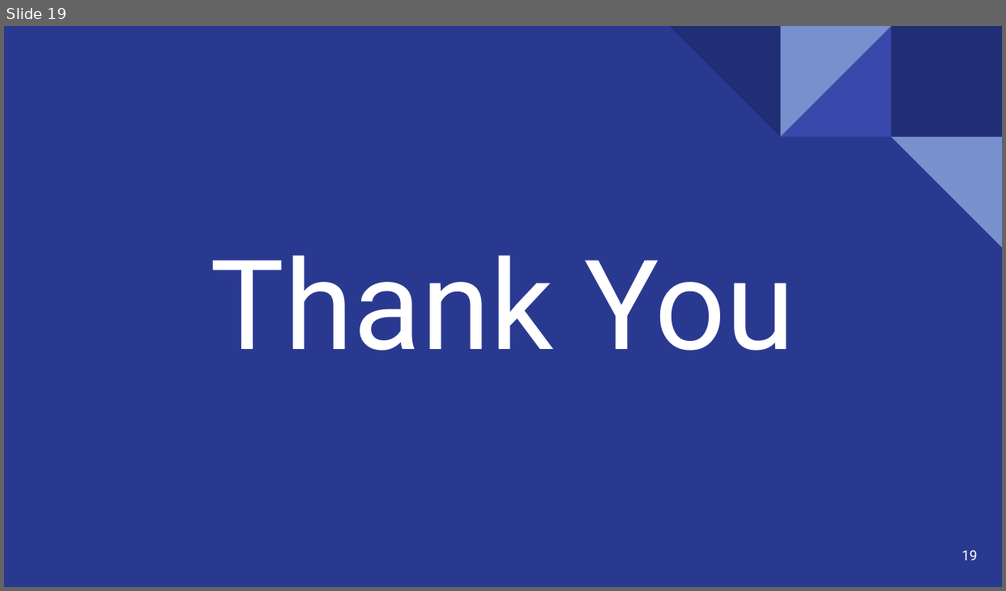
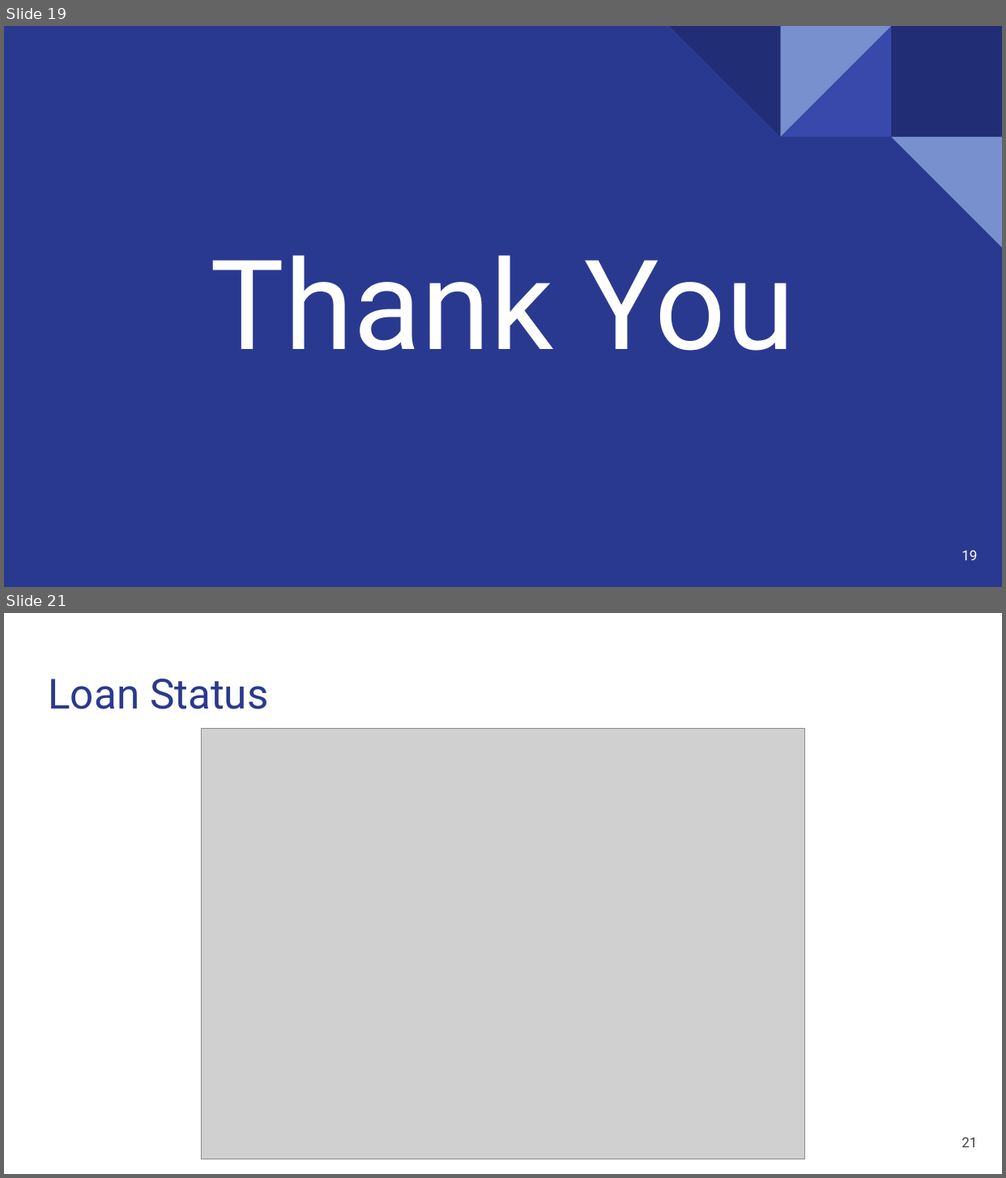
Before and after one commit to amaan2398/insights-into-lending-risks, a slide deck: docs/Amaan_Shaikh-Case_study-Insights_into_Lending_Risks .pptx. Shown one above the other, each under a label of ours: slide 19 before the commit, slides 19 and 21 after it; the slides between them are not shown. The pictures are 1006x591 and 1006x1178 pixels, drawn with LibreOffice and Linux fonts; fonts in the diff are those of the drawing; grey boxes stand for pictures. Boxes give left, top, right and bottom in pixels: in the first picture for what was removed or moved away, otherwise in the second. Text is boxed around its words. In the diff, an @@ line names an element or a change of style, - is before the commit and + after.

```diff
--- a/docs/Amaan_Shaikh-Case_study-Insights_into_Lending_Risks .pptx
+++ b/docs/Amaan_Shaikh-Case_study-Insights_into_Lending_Risks .pptx
@@ slide 21 added at (x1=4, y1=613, x2=1002, y2=1174), background #FFFFFF @@
@@ title added at (x1=48, y1=679, x2=269, y2=709), 30 pt, text #2A3990 @@
+Loan Status
@@ picture added at (x1=202, y1=729, x2=804, y2=1159) @@
@@ page number added at (x1=961, y1=1137, x2=977, y2=1148), 10 pt, text #434343 @@
+21
```
Also in this commit, not shown: 8 slides changed, 26 other slides added, 1 other file.
